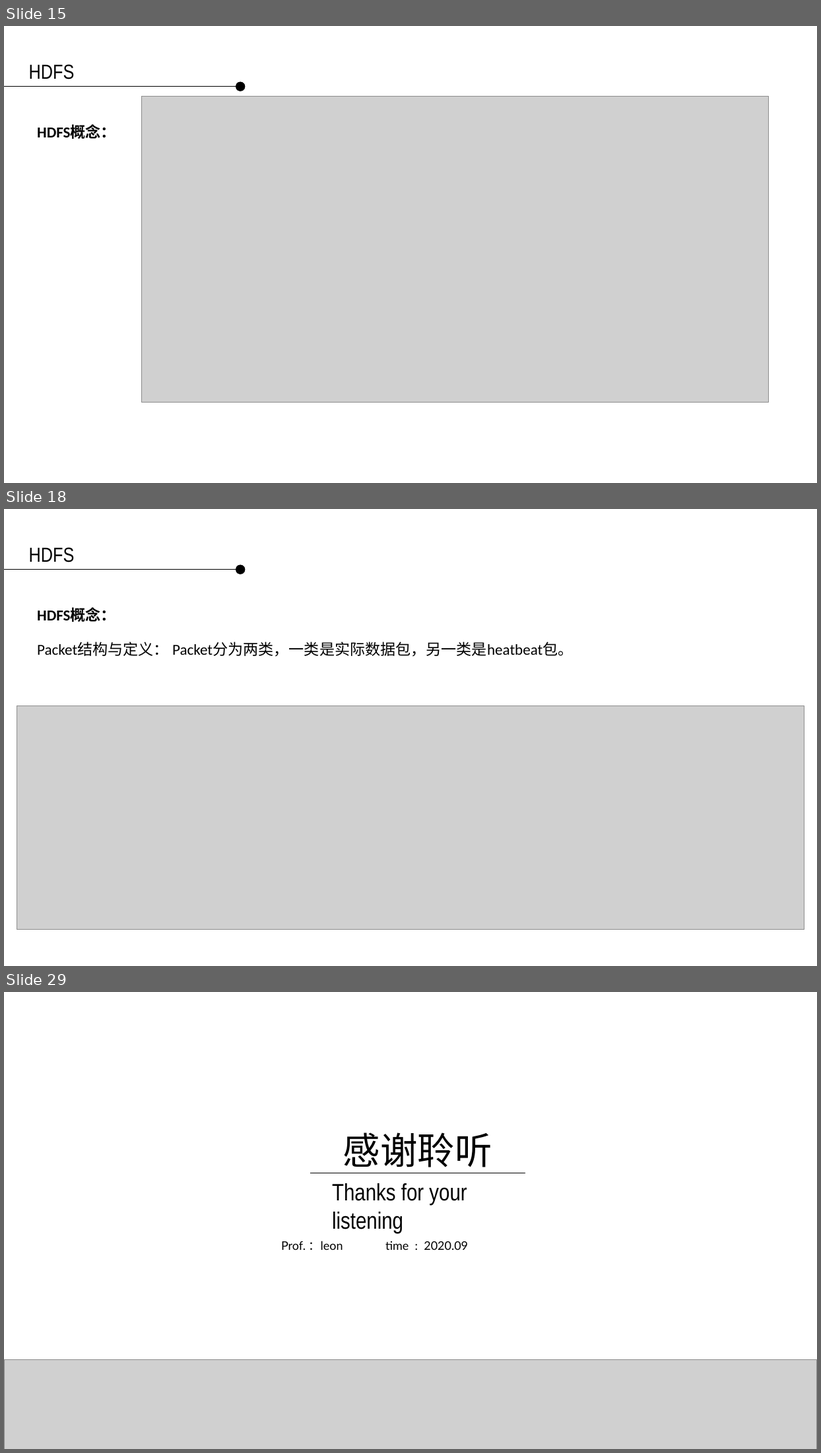
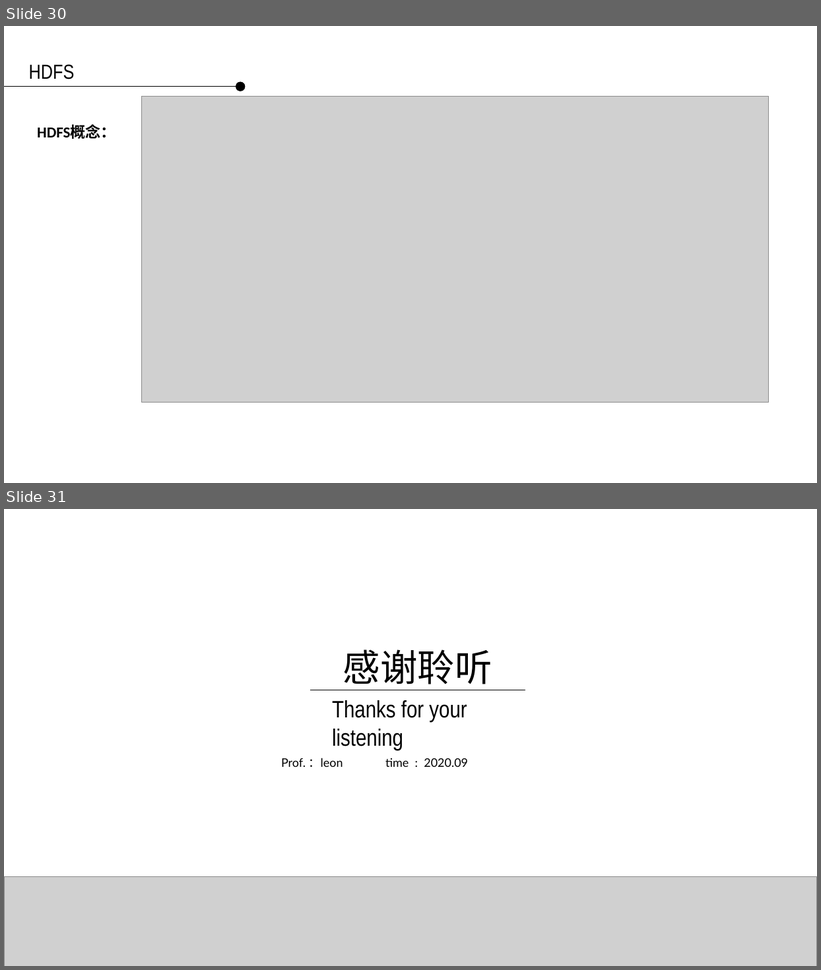
Before and after one commit to applepip/Big_Data, a slide deck: 数据采集系统-清华王宇新/数据采集系统 - 数据存储 第四讲.pptx. Shown one above the other, each under a label of ours: slides 15, 18 and 29 before the commit, slides 30 and 31 after it; the slides between them are not shown. The pictures are 821x1453 and 821x970 pixels, drawn with LibreOffice and Linux fonts; fonts in the diff are those of the drawing; grey boxes stand for pictures; background and template pictures are left out. Boxes give left, top, right and bottom in pixels: in the first picture for what was removed or moved away, otherwise in the second. Text is boxed around its words. In the diff, an @@ line names an element or a change of style, - is before the commit and + after.

```diff
--- a/数据采集系统-清华王宇新/数据采集系统 - 数据存储 第四讲.pptx
+++ b/数据采集系统-清华王宇新/数据采集系统 - 数据存储 第四讲.pptx
@@ slide 18 removed at (x1=4, y1=509, x2=817, y2=966), background picture (left out) @@
@@ text removed at (x1=29, y1=547, x2=75, y2=562) @@
-HDFS
@@ ellipse removed at (x1=236, y1=565, x2=246, y2=575) @@
@@ line removed from (4, 569) to (236, 569) @@
@@ text removed at (x1=37, y1=608, x2=116, y2=622) @@
-HDFS概念：
@@ text removed at (x1=37, y1=642, x2=574, y2=657) @@
-Packet结构与定义： Packet分为两类，一类是实际数据包，另一类是heatbeat包。
@@ picture removed at (x1=17, y1=706, x2=805, y2=930) @@
@@ what was slide 15 is now slide 30 @@
@@ what was slide 29 is now slide 31 @@
```
Also in this commit, not shown: 15 slides added, 12 other slides removed.
